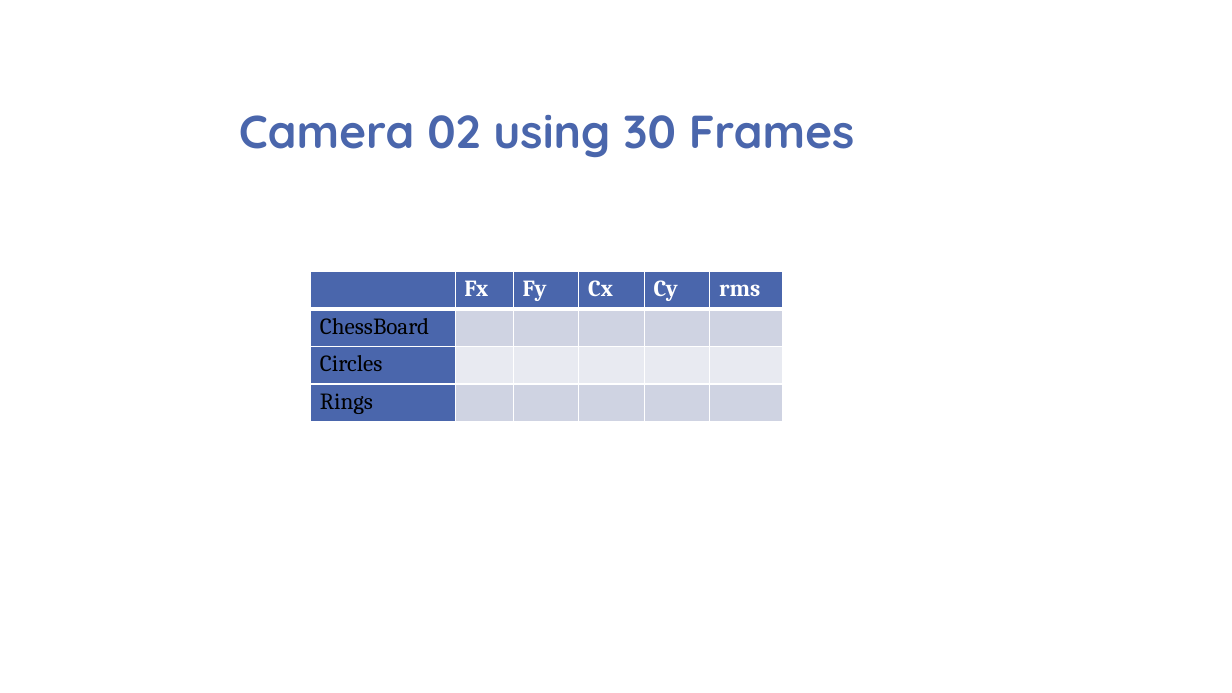
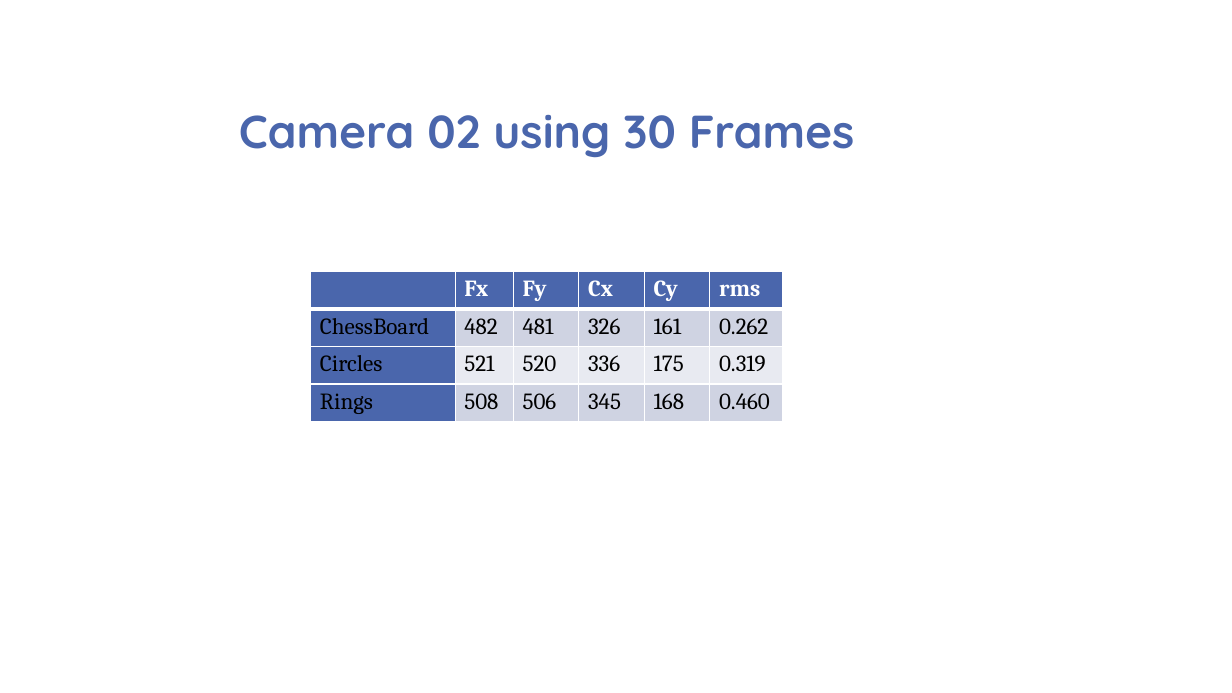
Before and after one commit to CameraCalibration/Report, a slide deck: slide 12 of CameraCalibration.pptx. Drawn at 1232x693 pixels with LibreOffice and Linux fonts; fonts in the diff are those of the drawing; background and template pictures are left out. Boxes give left, top, right and bottom in pixels: in the first picture for what was removed or moved away, otherwise in the second. Text is boxed around its words. In the diff, an @@ line names an element or a change of style, - is before the commit and + after.

```diff
--- a/CameraCalibration.pptx
+++ b/CameraCalibration.pptx
@@ table at <box>311,272,783,421</box> @@
-row 2: ChessBoard |  |  |  |  | 
+row 2: ChessBoard | 482 | 481 | 326 | 161 | 0.262
-row 3: Circles |  |  |  |  | 
+row 3: Circles | 521 | 520 | 336 | 175 | 0.319
-row 4: Rings |  |  |  |  | 
+row 4: Rings | 508 | 506 | 345 | 168 | 0.460
```
Also in this commit, not shown: 5 other slides changed, 1 other file.
